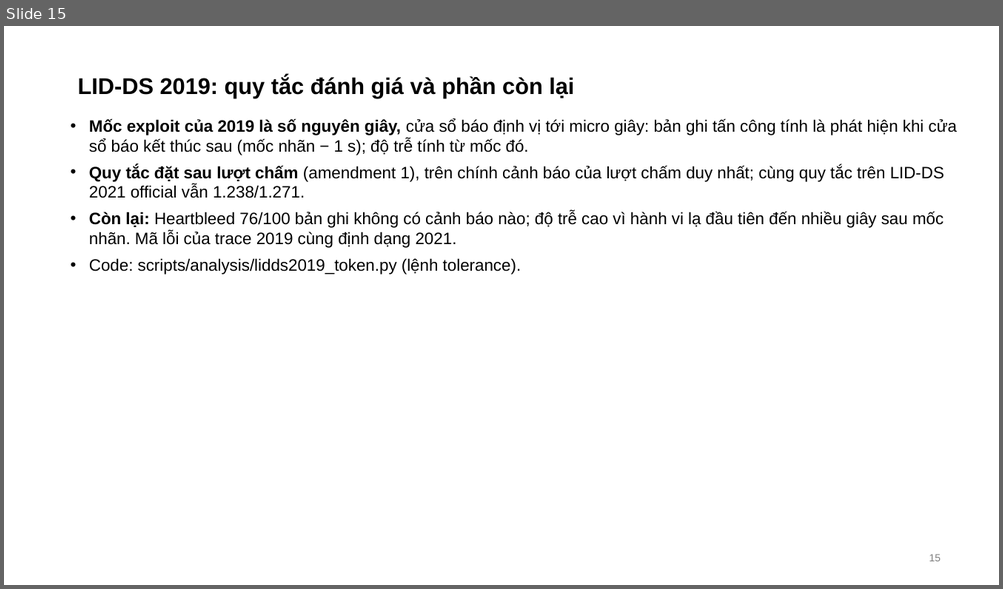
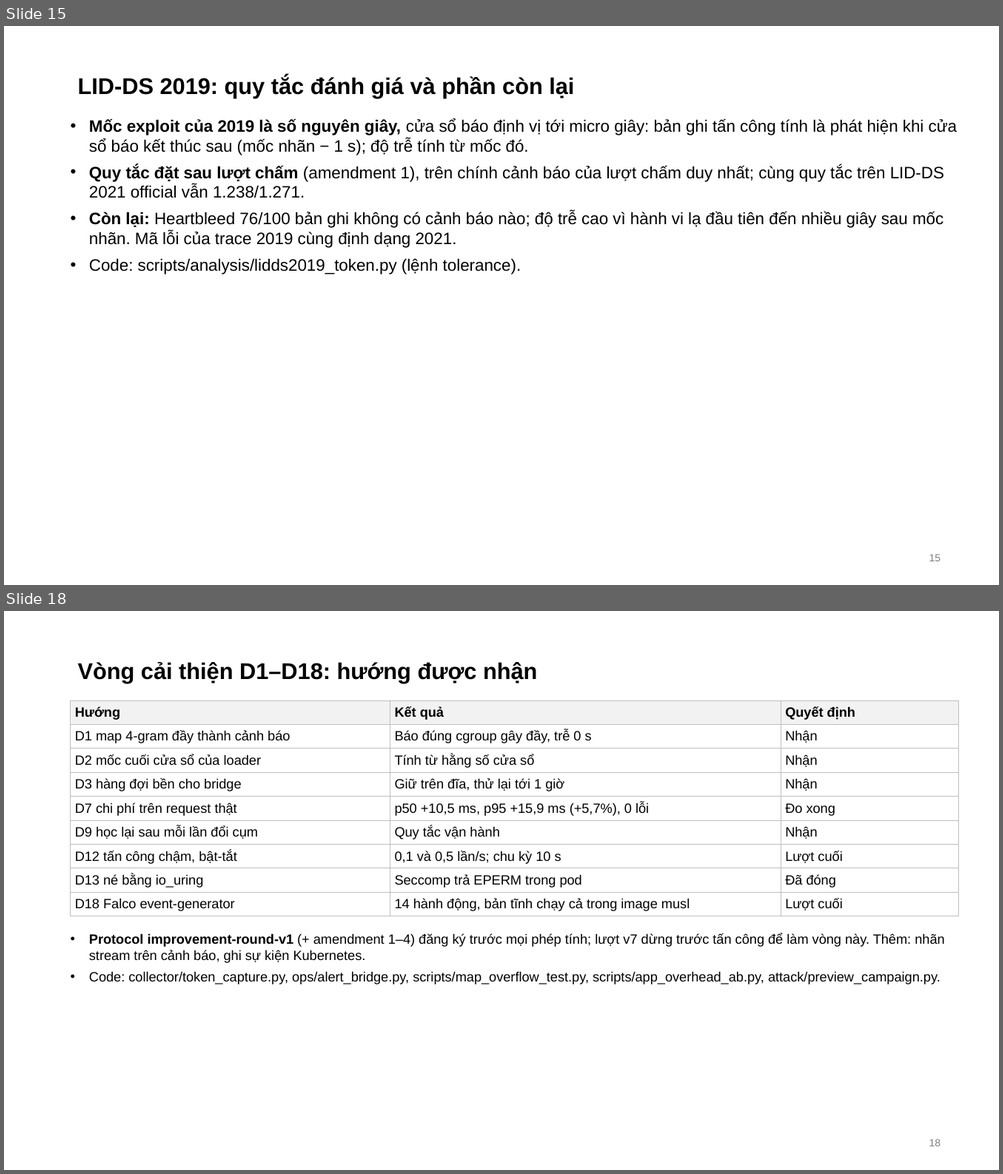
Before and after one commit to tndat-dev/eBPF-project, a slide deck: docs/Slide-runtime_security(20_11).pptx. Shown one above the other, each under a label of ours: slide 15 before the commit, slides 15 and 18 after it; the slides between them are not shown. The pictures are 1003x589 and 1003x1174 pixels, drawn with LibreOffice and Linux fonts; fonts in the diff are those of the drawing. Boxes give left, top, right and bottom in pixels: in the first picture for what was removed or moved away, otherwise in the second. Text is boxed around its words. In the diff, an @@ line names an element or a change of style, - is before the commit and + after.

Commit message:
Progress report (22 pages) and slides (24) 13/11-20/11 updated: lidds-ml-v5-t3 (amendment 1, with its disclosures), improvement-round-v1 D1-D18, the final live run (design, rehearsal, status 309/945 at 19/11 22:41), the new architecture figures, progress and questions; WORKLOG

```diff
--- a/docs/Slide-runtime_security(20_11).pptx
+++ b/docs/Slide-runtime_security(20_11).pptx
@@ slide 18 added at [4,611,999,1170], background #FFFFFF @@
@@ title added at [78,662,537,683], 22 pt, text #000000, bold @@
+Vòng cải thiện D1–D18: hướng được nhận
@@ table added at [71,701,959,917], 9 rows, 3 columns @@
+Hướng | Kết quả | Quyết định
+D1 map 4-gram đầy thành cảnh báo | Báo đúng cgroup gây đầy, trễ 0 s | Nhận
+D2 mốc cuối cửa sổ của loader | Tính từ hằng số cửa sổ | Nhận
+D3 hàng đợi bền cho bridge | Giữ trên đĩa, thử lại tới 1 giờ | Nhận
+D7 chi phí trên request thật | p50 +10,5 ms, p95 +15,9 ms (+5,7%), 0 lỗi | Đo xong
+D9 học lại sau mỗi lần đổi cụm | Quy tắc vận hành | Nhận
+D12 tấn công chậm, bật-tắt | 0,1 và 0,5 lần/s; chu kỳ 10 s | Lượt cuối
+D13 né bằng io_uring | Seccomp trả EPERM trong pod | Đã đóng
+D18 Falco event-generator | 14 hành động, bản tĩnh chạy cả trong image musl | Lượt cuối
@@ text added at [89,934,944,985], 13 pt, text #000000 @@
+• Protocol improvement-round-v1 (+ amendment 1–4) đăng ký trước mọi phép tính; lượt v7 dừng trước tấn công để làm vòng này. Thêm: nhãn stream trên cảnh báo, ghi sự kiện Kubernetes.
+• Code: collector/token_capture.py, ops/alert_bridge.py, scripts/map_overflow_test.py, scripts/app_overhead_ab.py, attack/preview_campaign.py.
@@ page number added at [929,1139,941,1147], 10 pt, text #7F7F7F @@
+18
```
Also in this commit, not shown: 9 slides changed, 4 other slides added, 1 slide removed, 5 other files.
